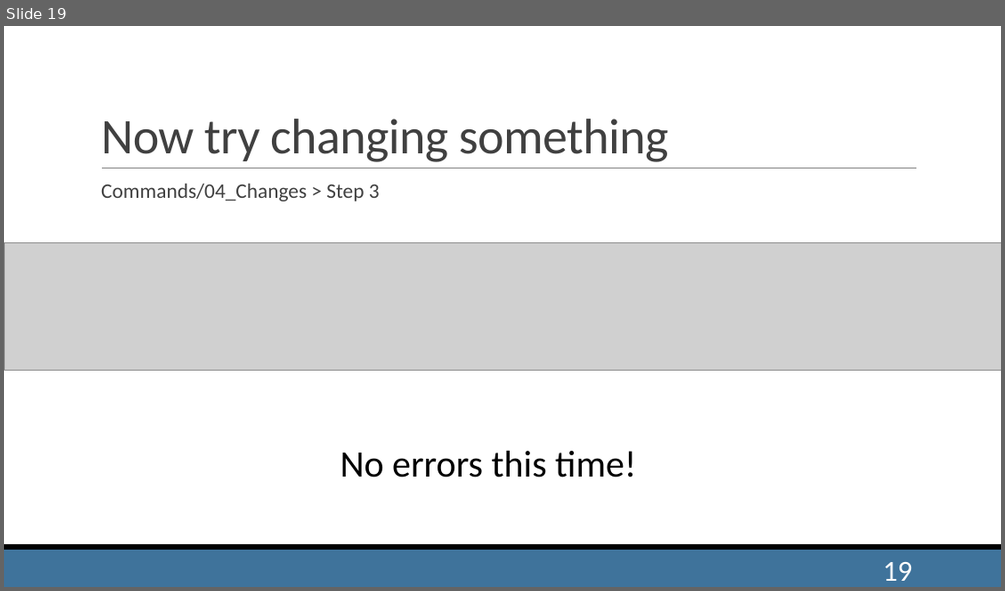
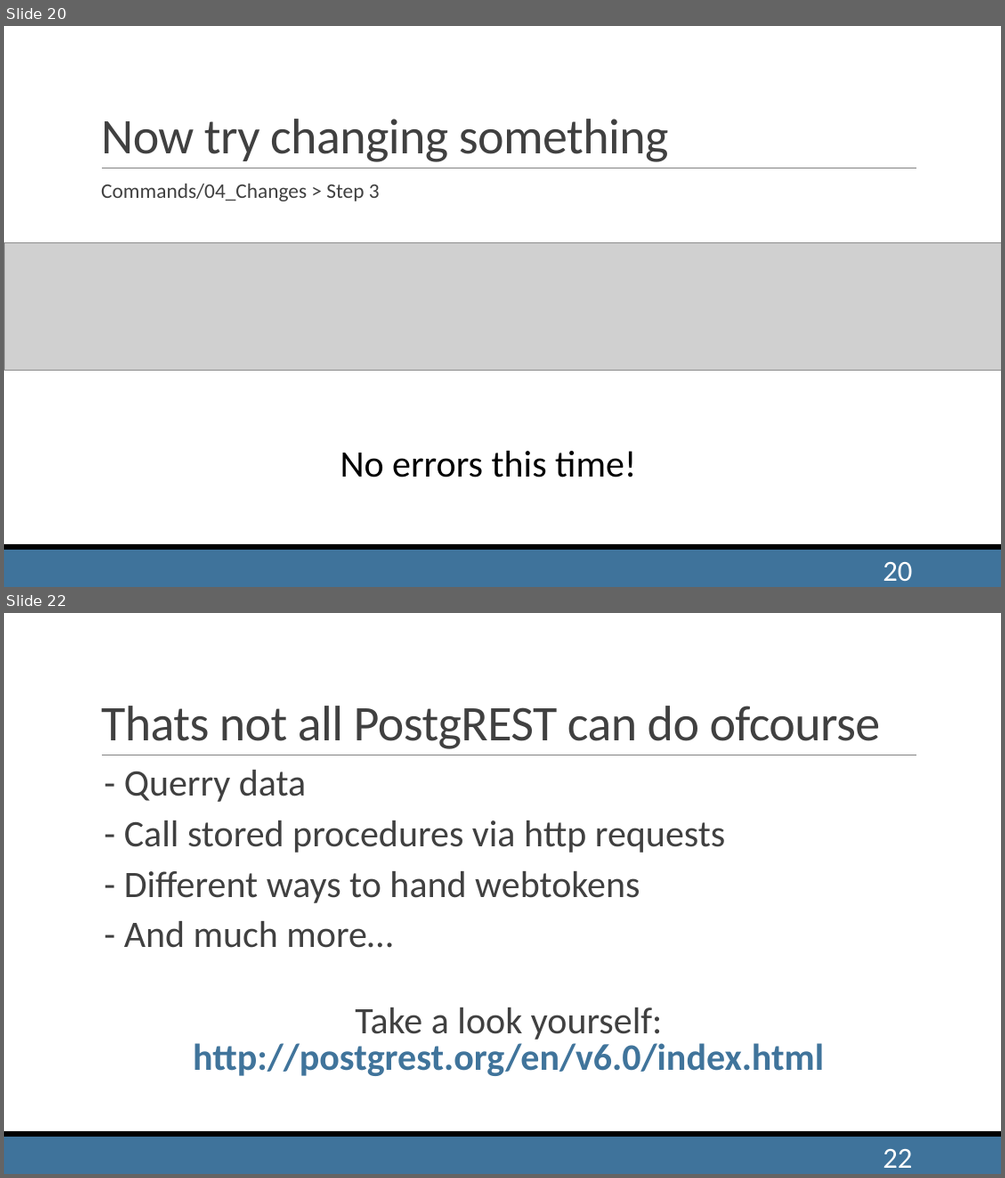
Before and after one commit to sebivenlo/PostgREST2019, a slide deck: PostgREST2019_Workshop.pptx. Shown one above the other, each under a label of ours: slide 19 before the commit, slides 20 and 22 after it; the slides between them are not shown. The pictures are 1005x591 and 1005x1178 pixels, drawn with LibreOffice and Linux fonts; fonts in the diff are those of the drawing; grey boxes stand for pictures. Boxes give left, top, right and bottom in pixels: in the first picture for what was removed or moved away, otherwise in the second. Text is boxed around its words. In the diff, an @@ line names an element or a change of style, - is before the commit and + after.

```diff
--- a/PostgREST2019_Workshop.pptx
+++ b/PostgREST2019_Workshop.pptx
@@ slide 22 added at bbox=[4, 613, 1001, 1174], background #FFFFFF; not listed: 3 template elements that a slide beside it also shows @@
@@ title added at bbox=[101, 706, 881, 749], 48 pt, text #404040 @@
+Thats not all PostgREST can do ofcourse
@@ text added at bbox=[124, 770, 824, 1076], 36 pt, text #404040 @@
+  - Querry data
+  - Call stored procedures via http requests
+  - Different ways to hand webtokens
+  - And much more…
+  Take a look yourself: http://postgrest.org/en/v6.0/index.html
@@ page number added at bbox=[882, 1149, 912, 1167], 28 pt, text #FFFFFF @@
+22
@@ what was slide 19 is now slide 20 @@
@@ page number at bbox=[882, 562, 912, 580]: text changed @@
-19
+20
```
Also in this commit, not shown: 2 slides changed, 1 other slide added.
